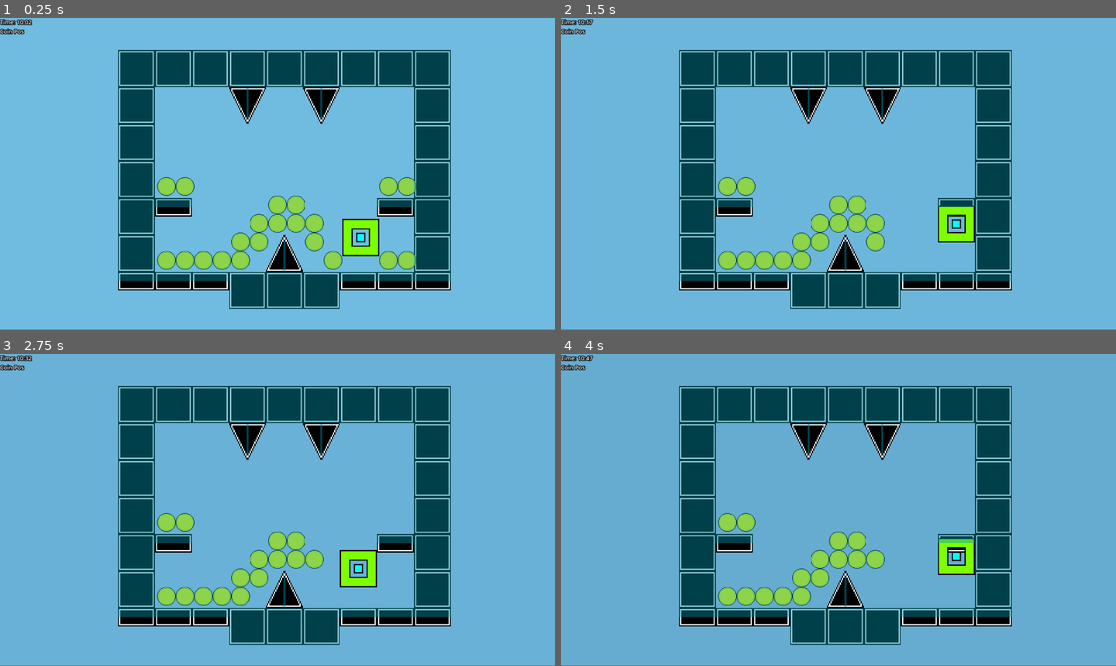
Above: before the commit, frames 1-4 (two rows, left to right).
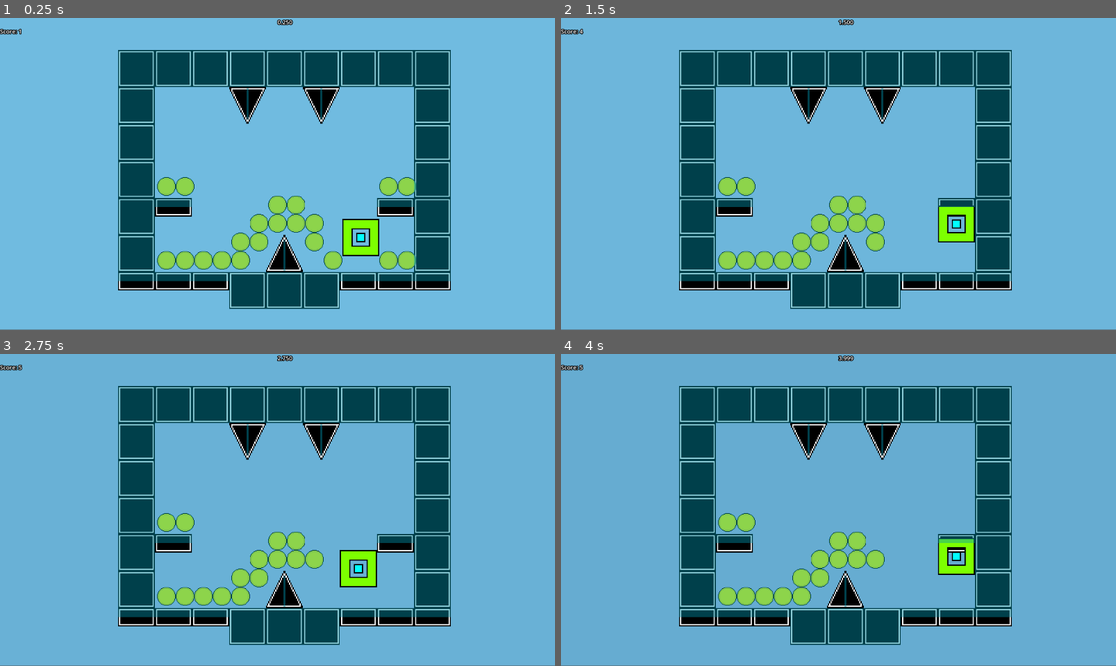
Above: after the commit, the same moments.

Repository: DavidWu531/Mystery-Odyssey
Game: Godot game, scene res://Scenes/main.tscn
The game is run twice, just before and just after one commit, with the same random seed, the same clock (stepped at 60 frames per second) and the same inputs.
Inputs:
- Up to frame 1 (0.25 s): no input
- Up to frame 2 (1.5 s): hold D (Right) from 0.53 s (still down); tap Space (Jump) at 0.77 s
- Up to frame 3 (2.75 s): tap Space (Jump) at 1.52 s; release D (Right) at 2.03 s; hold A (Left) from 2.03 s (still down)
- Up to frame 4 (4 s): release A (Left) at 2.78 s; hold D (Right) from 2.78 s (still down); tap Space (Jump) at 3.02, 3.77 s

The runs differ from the first frame. In frame 1, 0.2% of the frame differs, in the area x 0-53%, y 0-6%; in frame 2, 0.2%; in frame 3, 0.2%; in frame 4, 0.2%.

Commit message:
Made a time elapsed function

Diff:
--- a/Scenes/main.tscn
+++ b/Scenes/main.tscn
@@ -185,7 +185,7 @@
 tile_set = SubResource("TileSet_pk51x")
 collision_visibility_mode = 1
 format = 2
-layer_0/tile_data = PackedInt32Array(-2162707, 1, 0, -2228191, 1, 0, -262136, 1, 0, -262137, 1, 0, -196613, 1,  …(269 unchanged characters)…
+layer_0/tile_data = PackedInt32Array(-262136, 1, 0, -262137, 1, 0, -196613, 1,  …(269 unchanged characters)…
 
 [node name="Player" type="CharacterBody2D" parent="."]
 position = Vector2(384, -64)
@@ -215,7 +215,8 @@
 [node name="CanvasLayer" type="CanvasLayer" parent="."]
 
 [node name="PlayerPos" type="Label" parent="CanvasLayer"]
-offset_right = 100.0
+offset_left = 960.0
+offset_right = 1060.0
 offset_bottom = 28.0
 text = "Player Pos"
 label_settings = SubResource("LabelSettings_20hdy")
--- /dev/null
+++ b/Scenes/player.tscn
@@ -0,0 +1,57 @@
+[gd_scene load_steps=6 format=3 uid="uid://k6q106c05g5l"]
+
+[ext_resource type="Script" path="res://Scripts/Player.gd" id="1_vjncl"]
+[ext_resource type="Texture2D" uid="uid://bvdoh4rix857d" path="res://Art/PlayerTemp.png" id="2_a8wfb"]
+[ext_resource type="Texture2D" uid="uid://dtvvx8bg6id0g" path="res://Art/PlayerTemp2.png" id="3_nclh6"]
+
+[sub_resource type="SpriteFrames" id="SpriteFrames_c03ud"]
+animations = [{
+"frames": [{
+"duration": 1.0,
+"texture": ExtResource("2_a8wfb")
+}],
+"loop": false,
+"name": &"Temp1",
+"speed": 5.0
+}, {
+"frames": [{
+"duration": 1.0,
+"texture": ExtResource("3_nclh6")
+}],
+"loop": true,
+"name": &"Temp2",
+"speed": 5.0
+}, {
+"frames": [],
+"loop": true,
+"name": &"new_animation",
+"speed": 5.0
+}]
+
+[sub_resource type="CircleShape2D" id="CircleShape2D_kdi6v"]
+radius = 64.0
+
+[node name="Player" type="CharacterBody2D"]
+position = Vector2(960, 540)
+floor_stop_on_slope = false
+script = ExtResource("1_vjncl")
+metadata/_edit_group_ = true
+
+[node name="Sprite2D" type="AnimatedSprite2D" parent="."]
+sprite_frames = SubResource("SpriteFrames_c03ud")
+animation = &"new_animation"
+autoplay = "Temp1"
+
+[node name="CollisionShape2D" type="CollisionShape2D" parent="."]
+shape = SubResource("CircleShape2D_kdi6v")
+
+[node name="Camera2D" type="Camera2D" parent="."]
+enabled = false
+position_smoothing_enabled = true
+drag_horizontal_enabled = true
+drag_vertical_enabled = true
+drag_left_margin = 0.1
+drag_top_margin = 0.1
+drag_right_margin = 0.1
+drag_bottom_margin = 0.1
+editor_draw_limits = true
--- a/Scripts/Player.gd
+++ b/Scripts/Player.gd
@@ -14,8 +14,7 @@
 
 var gravity = 980.0
 
-var hr = 10
-var mi = 0
+var time_elapsed = 0.00
 
 var object_mode = "Default"
 
@@ -52,14 +51,16 @@
 	else:
 		velocity.x = move_toward(velocity.x, 0, speed)
 
-	$"../CanvasLayer/PlayerPos".text = str("Score: " + str(Global.score))
+	$"../CanvasLayer/CoinPos".text = str("Score: " + str(Global.score))
 
 	move_and_slide()
 
-func _process(_delta):
+func _process(delta):
 	if position.y > 1000:
 		position = start_pos
 		gravity = 980.0
+
+	time_elapsed += delta
 
 	for i in get_slide_collision_count():
 		var collision = get_slide_collision(i)
@@ -69,14 +70,7 @@
 		if "Coin" in collision.get_collider().name:
 			collectible_kill()
 
-	mi = int($"../AnimationPlayer".current_animation_position / $"../AnimationPlayer".current_animation_length * 60 * 24) % 60
-	if mi == 59:
-		hr += 0.2
-		mi = 0
-	if hr == 24:
-		hr = 0
-
-	$"../CanvasLayer/PlayerPos".text = str("Time: " + str("%02d" % hr) + ":" + str("%02d" % mi))
+	$"../CanvasLayer/PlayerPos".text = str(time_elapsed).pad_decimals(3)
 
 func collectible_kill():
 	var granted = false
--- /dev/null
+++ b/section_grass.tscn
@@ -0,0 +1,22 @@
+[gd_scene load_steps=4 format=3 uid="uid://bs0rjq8hecmbe"]
+
+[ext_resource type="TileSet" uid="uid://by7wu55cjrnhd" path="res://Resources/platforms.tres" id="1_f3bp0"]
+[ext_resource type="TileSet" uid="uid://dqj7cg6vm786t" path="res://Resources/obstacles.tres" id="2_tgpft"]
+[ext_resource type="TileSet" uid="uid://0eh2ovv07tqb" path="res://Resources/miscellaneous.tres" id="3_5mnn1"]
+
+[node name="Section_Grass" type="Node2D"]
+
+[node name="Platforms" type="TileMap" parent="."]
+tile_set = ExtResource("1_f3bp0")
+format = 2
+layer_0/tile_data = PackedInt32Array(0, 0, 0, 8, 0, 0, 16, 0, 0, 24, 0, 0, 32, 0, 0, -131025, 1, 0, -131017, 1, 0, -131009, 1, 0, 79, 0, 0, 87, 0, 0, 95, 0, 0)
+
+[node name="Obstacles" type="TileMap" parent="."]
+tile_set = ExtResource("2_tgpft")
+format = 2
+layer_0/tile_data = PackedInt32Array(-524280, 0, 0, -524193, 0, 0, -393161, 1, 0)
+
+[node name="Miscellaneous" type="TileMap" parent="."]
+tile_set = ExtResource("3_5mnn1")
+format = 2
+layer_0/tile_data = PackedInt32Array(-131064, 1, 0, -131065, 1, 0, -131061, 1, 0, -131056, 1, 0, -131051, 1, 0)
Renamed: Resources/coin.tres -> Resources/miscellaneous.tres
Renamed: Resources/spikes.tres -> Resources/obstacles.tres
Not shown: 3 places in Resources/platforms.tres that only renumber resources
